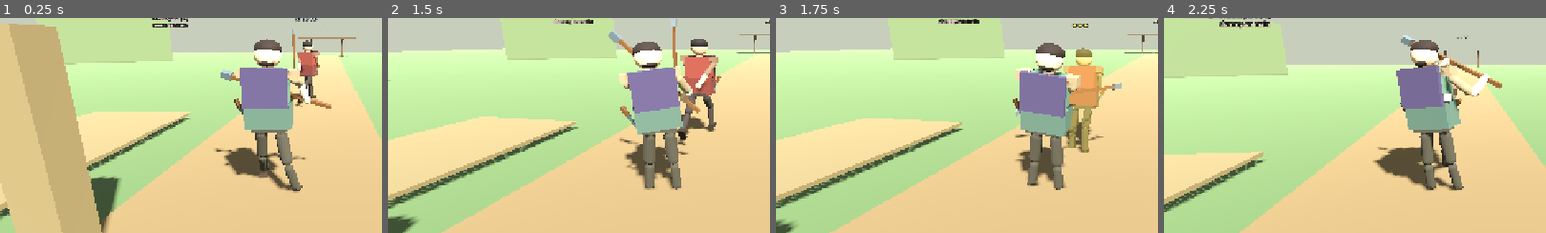
Above: before the commit, frames 1-4 (left to right).
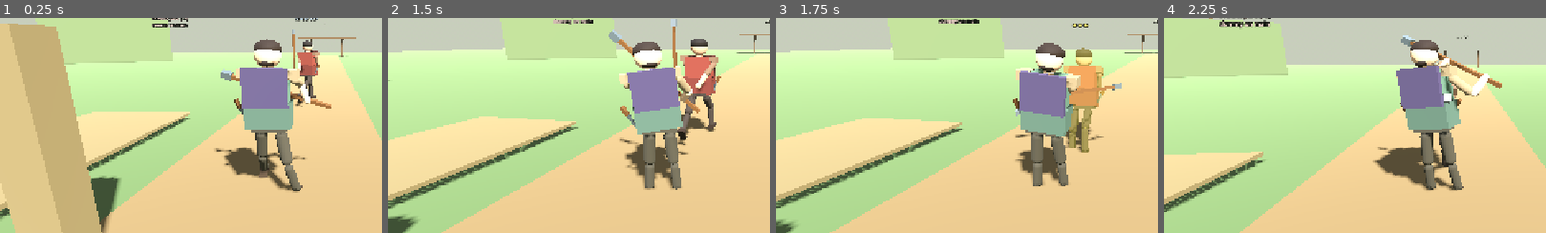
Above: after the commit, the same moments.

Repository: fortins4/devPlayground
Game: Godot game, scene res://scenes/main/main.tscn
Same seed, same stepped clock (60 frames per second), same inputs: the game is played once before the commit and once after it.
Inputs (mouse positions are % of the whole screen's width and height, from its top left):
- Up to frame 1 (0.25 s): no input
- Up to frame 2 (1.5 s): tap Enter at 0.5 s; move the mouse to (55, 50) at 0.52 s; hold Right mouse button (attack_heavy) 0.53-1.28 s; hold W (move_forward) from 0.53 s (still down); click (55, 50) at 0.67 s; tap Space (jump) at 0.77 s; move the mouse to (45, 50) at 1.27 s; click (45, 50) at 1.35 s
- Up to frame 3 (1.75 s): keep holding W (move_forward); tap Space (jump) at 1.52 s
- Up to frame 4 (2.25 s): keep holding W (move_forward); move the mouse to (52, 48) at 2.02 s; hold H (band_toggle) from 2.03 s (still down)
The pictures show only the part of the screen within x 7-57%, y 25-75%; the shares and areas given below are measured in that part.

Frames 1-2 are identical in both runs. In frame 3, 1.0% of the frame differs, in the area x 65-77%, y 54-80%; in frame 4, nothing differs.

Commit message:
feat(combat): plant both feet on the left goad follow
The follow of the player's left swing kicked the left foot up and buried the right. Both soles stay on the ground. A step is allowed. Arms, shaft, and the other strikes are unchanged.

Diff:
--- a/systems/combat/tool_strike_poses.gd
+++ b/systems/combat/tool_strike_poses.gd
@@ -538,11 +538,13 @@
 						Vector3(58, -4, 28), Vector3(-62, 0, 0),
 						Vector3(-8, -12, 96))
 				2:
+					# Left follow: both soles stay down. The left foot may step.
+					# Arms and shaft are unchanged.
 					return _pack(Vector3(-8, -44, -30), Vector3(12, -28, -20), Vector3(-4, 8, -4),
 						Vector3(18, 28, 24), Vector3(14, 0, 0),
 						Vector3(22, 16, -68), Vector3(16, 0, 0),
-						Vector3(58, 4, -28), Vector3(-62, 0, 0),
-						Vector3(14, 0, 10), Vector3(-22, 0, 0),
+						Vector3(35, 45, 25), Vector3(-45, 0, 0),
+						Vector3(83, -9, 27), Vector3(-59, 0, 0),
 						Vector3(-6, 14, -94))
 				3:
 					return _pack(Vector3(-18, 0, 0), Vector3(-16, 0, 0), Vector3(10, 0, 0),
